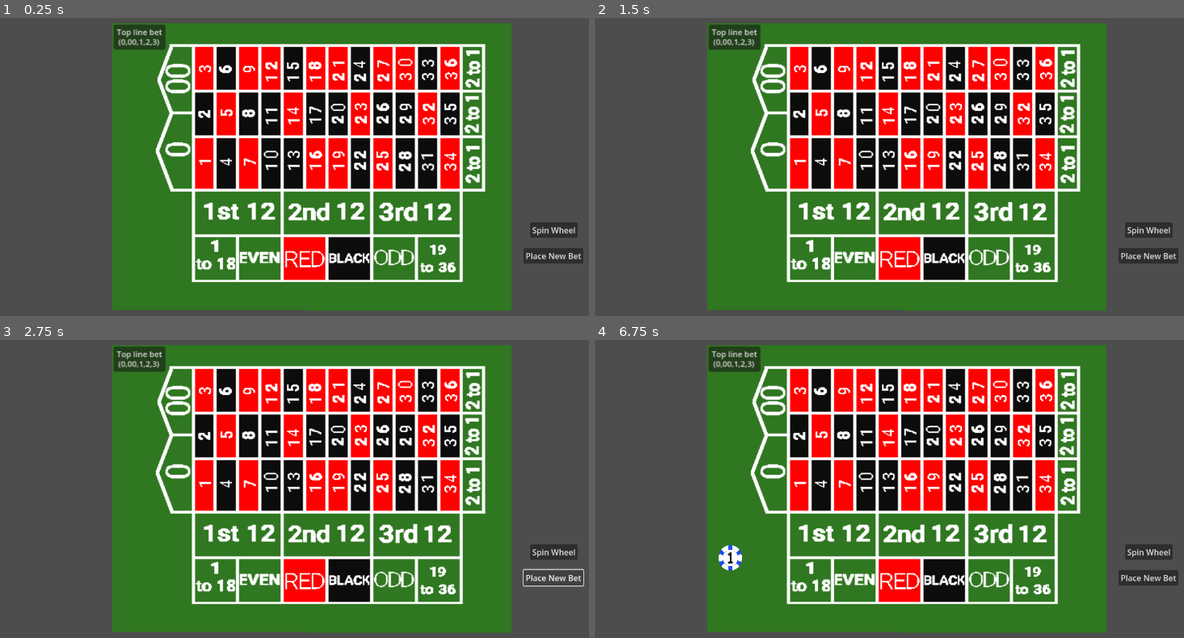
Above: before the commit, frames 1-4 (two rows, left to right).
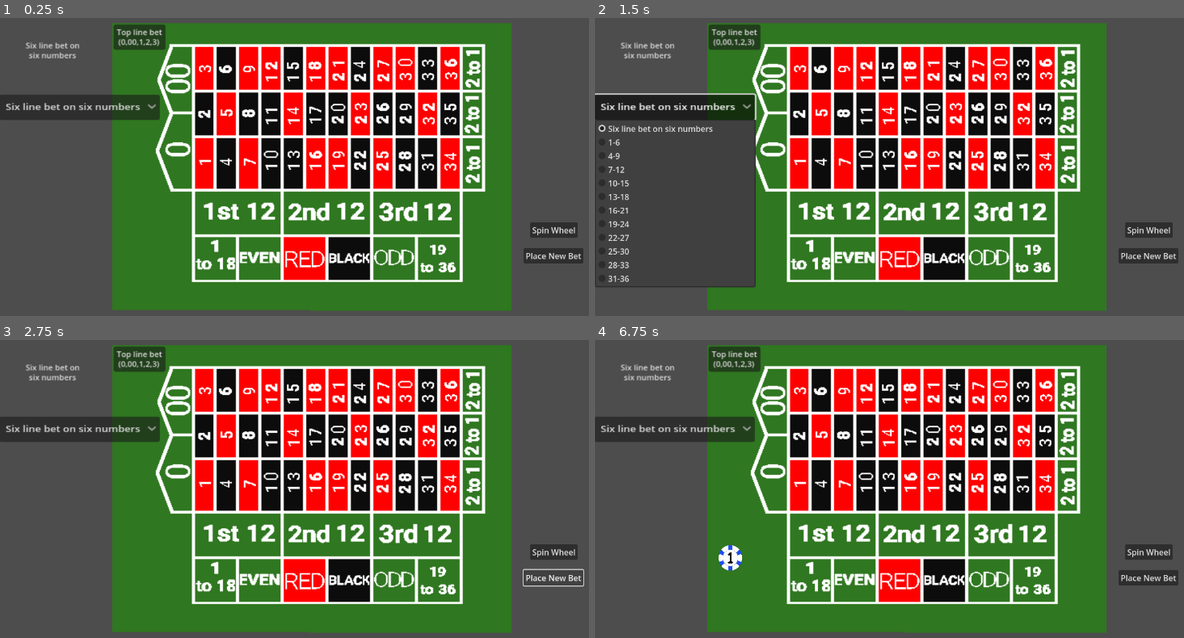
Above: after the commit, the same moments.

Repository: OwenFrakes/congressAppChallenge
Game: Godot game, scene res://Scenes/Roulette.tscn
Same seed, same stepped clock (60 frames per second), same inputs: the game is played once before the commit and once after it. This scene is started directly instead of the project's main scene.
Inputs (mouse positions are in pixels of both pictures, inside the frame that each line leads up to):
- Up to frame 1 (0.25 s): no input
- Up to frame 2 (1.5 s): click (648, 50) at 0.5 s, where only the run after the commit has a clickable "Six line bet on six numbers"; click (677, 107) at 1.25 s, where only the run after the commit has a clickable "Six line bet on six numbers"
- Up to frame 3 (2.75 s): click "Place New Bet" at 2 s
- Up to frame 4 (6.75 s): click "Place New Bet" at 2.75 s; click "Spin Wheel" at 3.5 s; click "Spin Wheel" at 4.25 s; click "Spin Wheel" at 5 s; click "Place New Bet" at 5.75 s; click "3" at 6.5 s

The runs differ from the first frame. In frame 1, 2.4% of the frame differs, in the area x 0-28%, y 8-35%; in frame 2, 8.1%, in the area x 0-28%, y 8-91%; in frame 3, 2.4%; in frame 4, 2.4%.

Commit message:
Six Line bet
Started on six line button

Diff:
--- a/Scenes/Roulette.tscn
+++ b/Scenes/Roulette.tscn
@@ -442,6 +442,15 @@
 offset_right = -150.804
 offset_bottom = 24.4532
 text = "3"
+
+[node name="MenuButton" type="MenuButton" parent="Table"]
+offset_left = -364.218
+offset_top = -183.813
+offset_right = -283.218
+offset_bottom = -147.813
+theme_override_font_sizes/font_size = 10
+text = "Six line bet on six numbers"
+autowrap_mode = 2
 
 [node name="Top line bet" type="Button" parent="Table"]
 offset_left = -247.946
@@ -452,6 +461,39 @@
 text = "Top line bet
 (0,00,1,2,3)"
 
+[node name="Six line bet on six numbers" type="OptionButton" parent="Table"]
+offset_left = -390.758
+offset_top = -103.237
+offset_right = -189.758
+offset_bottom = -67.2374
+theme_override_font_sizes/font_size = 13
+selected = 0
+allow_reselect = true
+item_count = 12
+popup/item_0/text = "Six line bet on six numbers"
+popup/item_1/text = "1-6"
+popup/item_1/id = 1
+popup/item_2/text = "4-9"
+popup/item_2/id = 2
+popup/item_3/text = "7-12"
+popup/item_3/id = 3
+popup/item_4/text = "10-15"
+popup/item_4/id = 4
+popup/item_5/text = "13-18"
+popup/item_5/id = 5
+popup/item_6/text = "16-21"
+popup/item_6/id = 6
+popup/item_7/text = "19-24"
+popup/item_7/id = 7
+popup/item_8/text = "22-27"
+popup/item_8/id = 8
+popup/item_9/text = "25-30"
+popup/item_9/id = 9
+popup/item_10/text = "28-33"
+popup/item_10/id = 10
+popup/item_11/text = "31-36"
+popup/item_11/id = 11
+
 [node name="Chip" type="Sprite2D" parent="Table"]
 visible = false
 position = Vector2(-220.774, 98.2014)
@@ -464,3 +506,5 @@
 offset_right = 1155.0
 offset_bottom = 525.0
 text = "Place New Bet"
+
+[connection signal="item_selected" from="Table/Six line bet on six numbers" to="Roulette wheel" method="_on_six_line_bet_on_six_numbers_item_selected"]
--- /dev/null
+++ b/Scenes/six_line_bet_on_six_numbers.gd
@@ -0,0 +1,11 @@
+extends OptionButton
+
+
+# Called when the node enters the scene tree for the first time.
+func _ready() -> void:
+	pass # Replace with function body.
+
+
+# Called every frame. 'delta' is the elapsed time since the previous frame.
+func _process(delta: float) -> void:
+	pass
--- a/Scenes/table.gd
+++ b/Scenes/table.gd
@@ -482,9 +482,12 @@
 	bet_placed=true
 	bet_amount+=1
 	bet_number="00"
-#code for 00
+#code for top line bet
 func bet_top_line_button_pressed():
 	$Chip.show()
 	bet_placed=true
 	bet_amount+=1
 	bet_top_line="yes"
+#code for six line bet
+func _on_six_line_bet_on_six_numbers_item_selected(index: int) -> void:
+	pass # Replace with function body.
